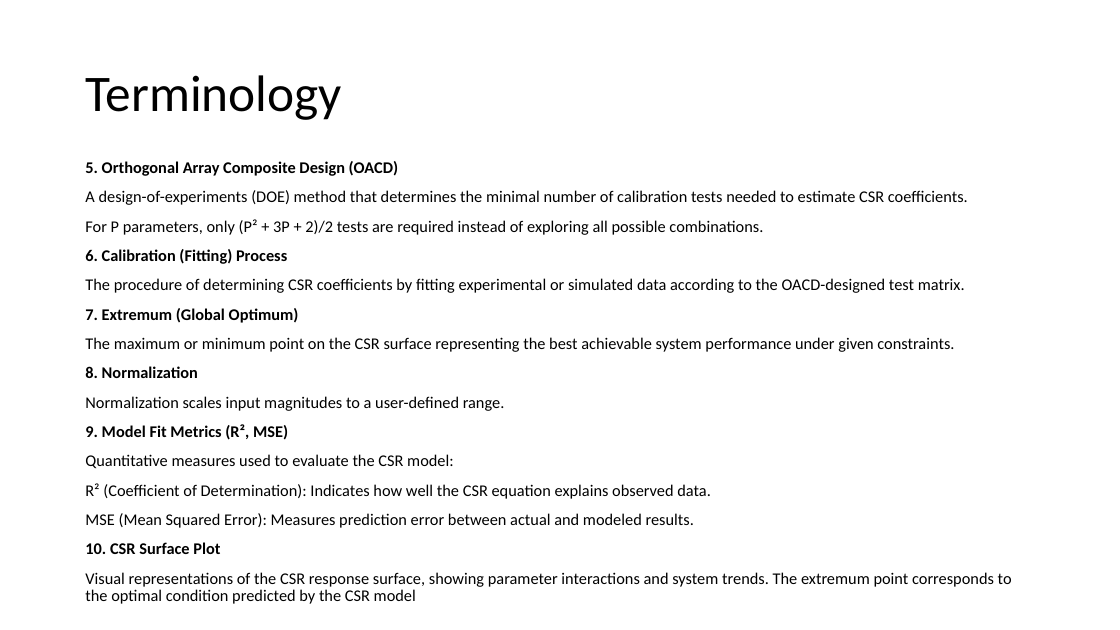
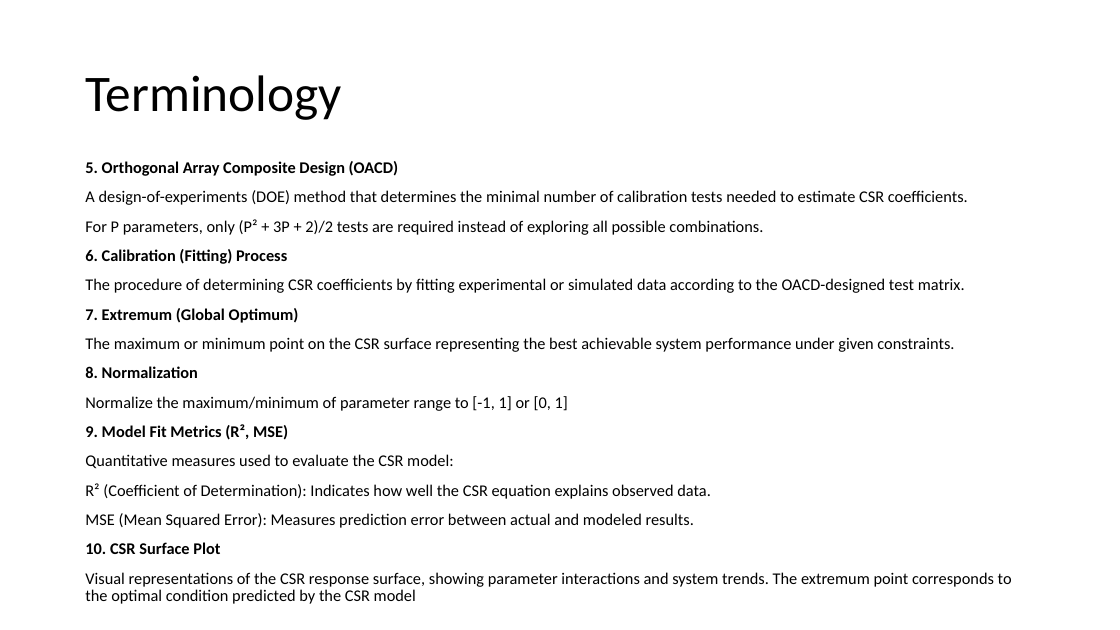
Before and after one commit to cuzno200161/CSR-software, a slide deck: slide 4 of CSR APP Instruction.pptx (slide 6 before the commit). Drawn at 1120x630 pixels with LibreOffice and Linux fonts; fonts in the diff are those of the drawing. Boxes give left, top, right and bottom in pixels: in the first picture for what was removed or moved away, otherwise in the second. Text is boxed around its words. In the diff, an @@ line names an element or a change of style, - is before the commit and + after.

```diff
--- a/CSR APP Instruction.pptx
+++ b/CSR APP Instruction.pptx
@@ text at (85,396,568,411): text changed @@
-Normalization scales input magnitudes to a user-defined range.
+Normalize the maximum/minimum of parameter range to [-1, 1] or [0, 1]
```
Also in this commit, not shown: 4 other slides changed.
